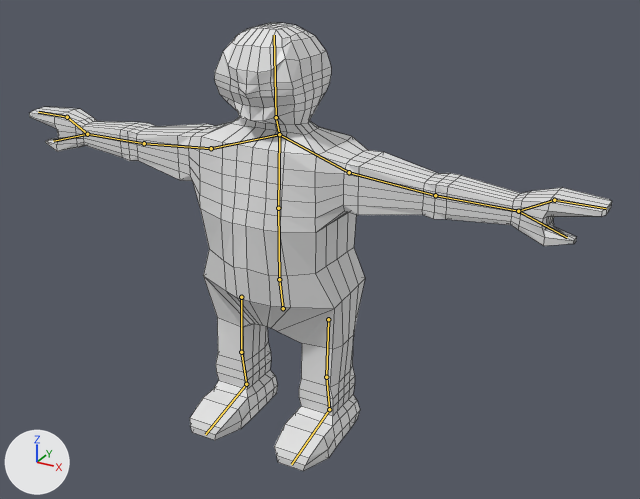
A saved change to the Blender file Scenes/Models/DwardDummyRigged2.blend.
The view is the same before and after, from a 50 mm lens placed at (1.223, -1.998, 1.583), pointed at (0.068, 0.103, 0.533). The lights are fixed; the arrows at lower left show +X, +Y and +Z. The bones that bend it are drawn over the model as lines. Mesh edges are drawn as thin lines.
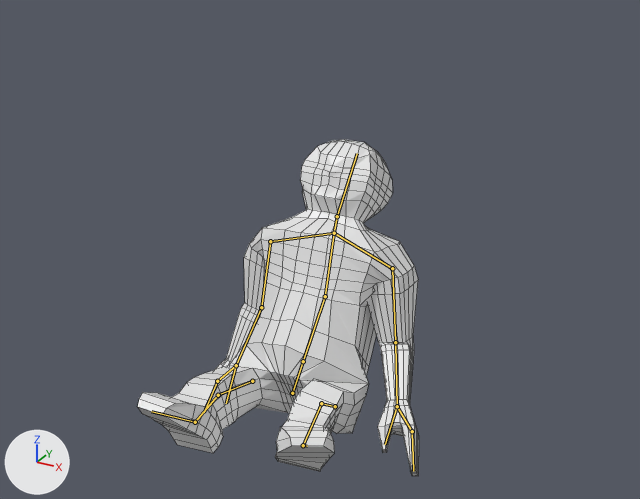
The newer file adds an action. The first version stands in its rest pose; the second is drawn at frame 10 of the action 'OnHit'.

Diff of the bpy script that builds the scene:
```diff
--- a/Scenes/Models/DwardDummyRigged2.blend.py
+++ b/Scenes/Models/DwardDummyRigged2.blend.py
@@ bone_root @@
 bone_root = bpy.data.objects['Armature'].pose.bones['Root']
-bone_root.location = (0.0, 0.0, 0.0)
-bone_root.rotation_quaternion = (1.0, 0.0, 0.0, 0.0)  # degrees (0, 0, 0)
+bone_root.location = (0.0, -0.323, 0.007)
+bone_root.rotation_quaternion = (0.904, -0.427, 0.0, 0.0)  # degrees (-51, 0, 0)
@@ bone_spine1 @@
 bone_spine1 = bpy.data.objects['Armature'].pose.bones['Spine1']  # child of 'Root'
-bone_spine1.rotation_quaternion = (1.0, 0.0, 0.0, 0.0)  # degrees (0, 0, 0)
+bone_spine1.rotation_quaternion = (0.996, 0.085, 0.0, 0.0)  # degrees (10, 0, 0)
@@ bone_spine2 @@
 bone_spine2 = bpy.data.objects['Armature'].pose.bones['Spine2']  # child of 'Spine1'
-bone_spine2.rotation_quaternion = (1.0, 0.0, 0.0, 0.0)  # degrees (0, 0, 0)
+bone_spine2.rotation_quaternion = (0.969, 0.248, 0.0, 0.0)  # degrees (29, 0, 0)
@@ bone_neck @@
 bone_neck = bpy.data.objects['Armature'].pose.bones['Neck']  # child of 'Spine2'
-bone_neck.rotation_quaternion = (1.0, 0.0, 0.0, 0.0)  # degrees (0, 0, 0)
+bone_neck.rotation_quaternion = (0.961, -0.234, 0.0, 0.0)  # degrees (-27, 0, 0)
@@ bone_upperarm_l @@
 bone_upperarm_l = bpy.data.objects['Armature'].pose.bones['UpperArm.L']  # child of 'Shoulder.L'
-bone_upperarm_l.rotation_quaternion = (1.0, 0.0, 0.0, 0.0)  # degrees (0, 0, 0)
+bone_upperarm_l.rotation_quaternion = (0.776, -0.039, 0.04, -0.629)  # degrees (-6, 1, -78)
@@ bone_lowerarm_l @@
 bone_lowerarm_l = bpy.data.objects['Armature'].pose.bones['LowerArm.L']  # child of 'UpperArm.L'
-bone_lowerarm_l.rotation_quaternion = (1.0, 0.0, 0.0, 0.0)  # degrees (0, 0, 0)
+bone_lowerarm_l.rotation_quaternion = (0.906, 0.385, -0.159, 0.069)  # degrees (46, -20, 0)
@@ bone_upperarm_r @@
 bone_upperarm_r = bpy.data.objects['Armature'].pose.bones['UpperArm.R']  # child of 'Shoulder.R'
-bone_upperarm_r.rotation_quaternion = (1.0, 0.0, 0.0, 0.0)  # degrees (0, 0, 0)
+bone_upperarm_r.rotation_quaternion = (0.773, -0.04, -0.04, 0.632)  # degrees (-6, -1, 79)
@@ bone_lowerarm_r @@
 bone_lowerarm_r = bpy.data.objects['Armature'].pose.bones['LowerArm.R']  # child of 'UpperArm.R'
-bone_lowerarm_r.rotation_quaternion = (1.0, 0.0, 0.0, 0.0)  # degrees (0, 0, 0)
+bone_lowerarm_r.rotation_quaternion = (0.98, 0.195, 0.039, -0.001)  # degrees (23, 4, 1)
@@ bone_iklegpole_l @@
 bone_iklegpole_l = bpy.data.objects['Armature'].pose.bones['IKLegPole.L']
-bone_iklegpole_l.location = (0.0, 0.0, 0.0)
-bone_iklegpole_l.rotation_quaternion = (1.0, 0.0, 0.0, 0.0)  # degrees (0, 0, 0)
+bone_iklegpole_l.location = (-0.04, -0.061, -0.062)
+bone_iklegpole_l.rotation_quaternion = (0.904, 0.427, 0.0, 0.0)  # degrees (51, 0, 0)
@@ bone_iktarget_l @@
 bone_iktarget_l = bpy.data.objects['Armature'].pose.bones['IKTarget.L']
-bone_iktarget_l.location = (0.0, 0.0, 0.0)
-bone_iktarget_l.rotation_quaternion = (1.0, 0.0, 0.0, 0.0)  # degrees (0, 0, 0)
+bone_iktarget_l.location = (-0.017, -0.193, 0.003)
+bone_iktarget_l.rotation_quaternion = (0.876, 0.398, -0.031, -0.269)  # degrees (46, 9, -30)
@@ bone_iklegpole_r @@
 bone_iklegpole_r = bpy.data.objects['Armature'].pose.bones['IKLegPole.R']
-bone_iklegpole_r.location = (0.0, 0.0, 0.0)
-bone_iklegpole_r.rotation_quaternion = (1.0, 0.0, 0.0, 0.0)  # degrees (0, 0, 0)
+bone_iklegpole_r.location = (0.022, -0.061, -0.062)
+bone_iklegpole_r.rotation_quaternion = (0.904, 0.427, 0.0, 0.0)  # degrees (51, 0, 0)
@@ bone_iktarget_r @@
 bone_iktarget_r = bpy.data.objects['Armature'].pose.bones['IKTarget.R']
-bone_iktarget_r.location = (0.0, 0.0, 0.0)
-bone_iktarget_r.rotation_quaternion = (1.0, 0.0, 0.0, 0.0)  # degrees (0, 0, 0)
+bone_iktarget_r.location = (0.0, -0.275, -0.022)
+bone_iktarget_r.rotation_quaternion = (0.904, 0.427, 0.0, 0.0)  # degrees (51, 0, 0)
```

Where the change shows, as pixel boxes [x1, y1, x2, y2] in the pictures (640 x 499 px):
'Cube', posed (52% narrower, 25% shorter)
    before: [29, 23, 612, 471]
    after: [137, 139, 419, 476]
bone 'Root', root to tip
    before: (283, 308) to (279, 279)
    after: (292, 393) to (303, 361)
bone 'Spine1', root to tip
    before: (279, 279) to (278, 208)
    after: (303, 361) to (325, 296)
bone 'Spine2', root to tip
    before: (278, 208) to (279, 134)
    after: (325, 296) to (334, 233)
bone 'Neck', root to tip
    before: (279, 134) to (276, 117)
    after: (334, 233) to (337, 216)
bone 'UpperArm.L', root to tip
    before: (349, 172) to (435, 195)
    after: (392, 268) to (395, 342)
bone 'LowerArm.L', root to tip
    before: (435, 195) to (518, 211)
    after: (395, 342) to (397, 406)
bone 'UpperArm.R', root to tip
    before: (211, 148) to (144, 143)
    after: (270, 241) to (261, 307)
bone 'LowerArm.R', root to tip
    before: (144, 143) to (87, 134)
    after: (261, 307) to (236, 365)
